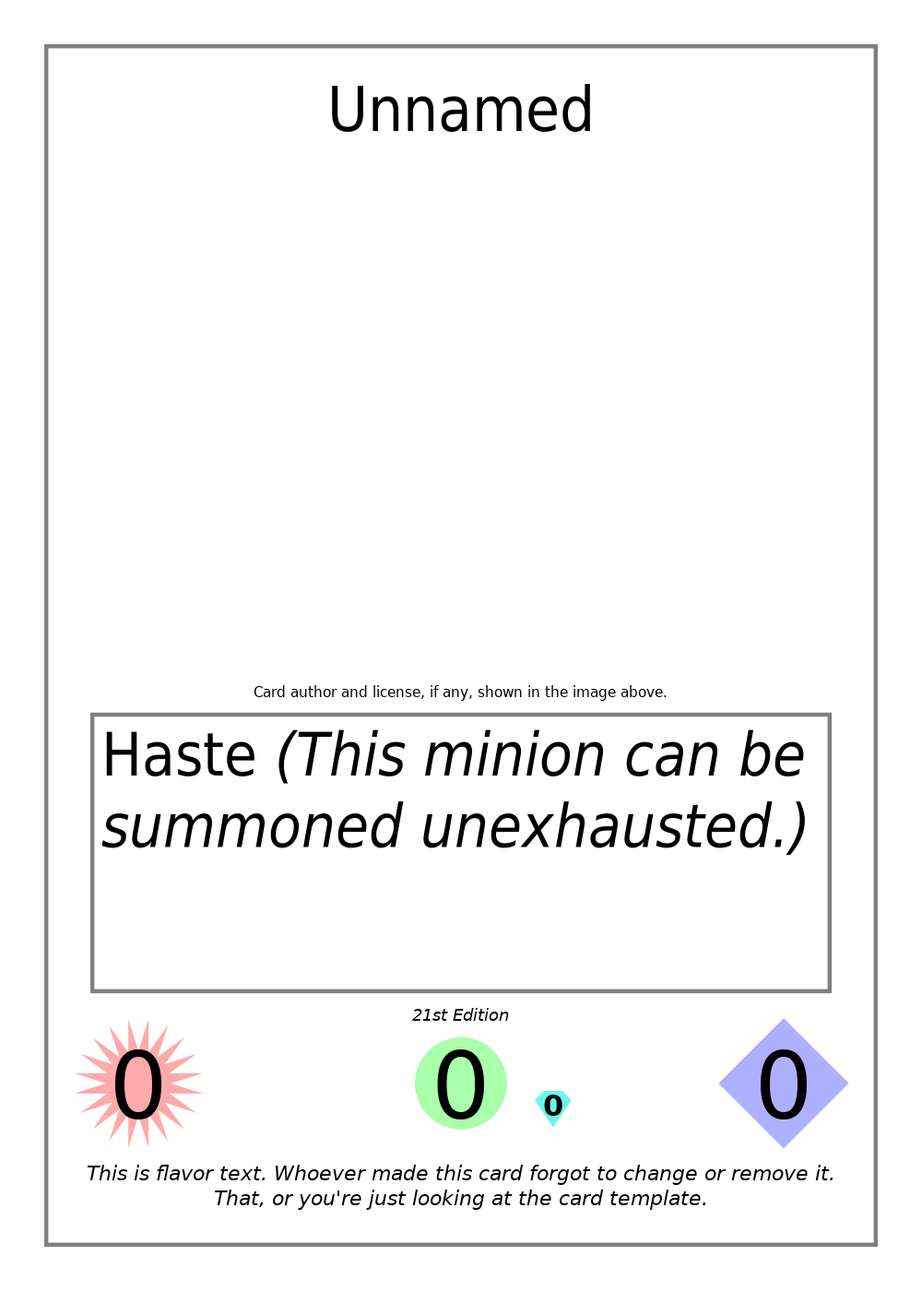
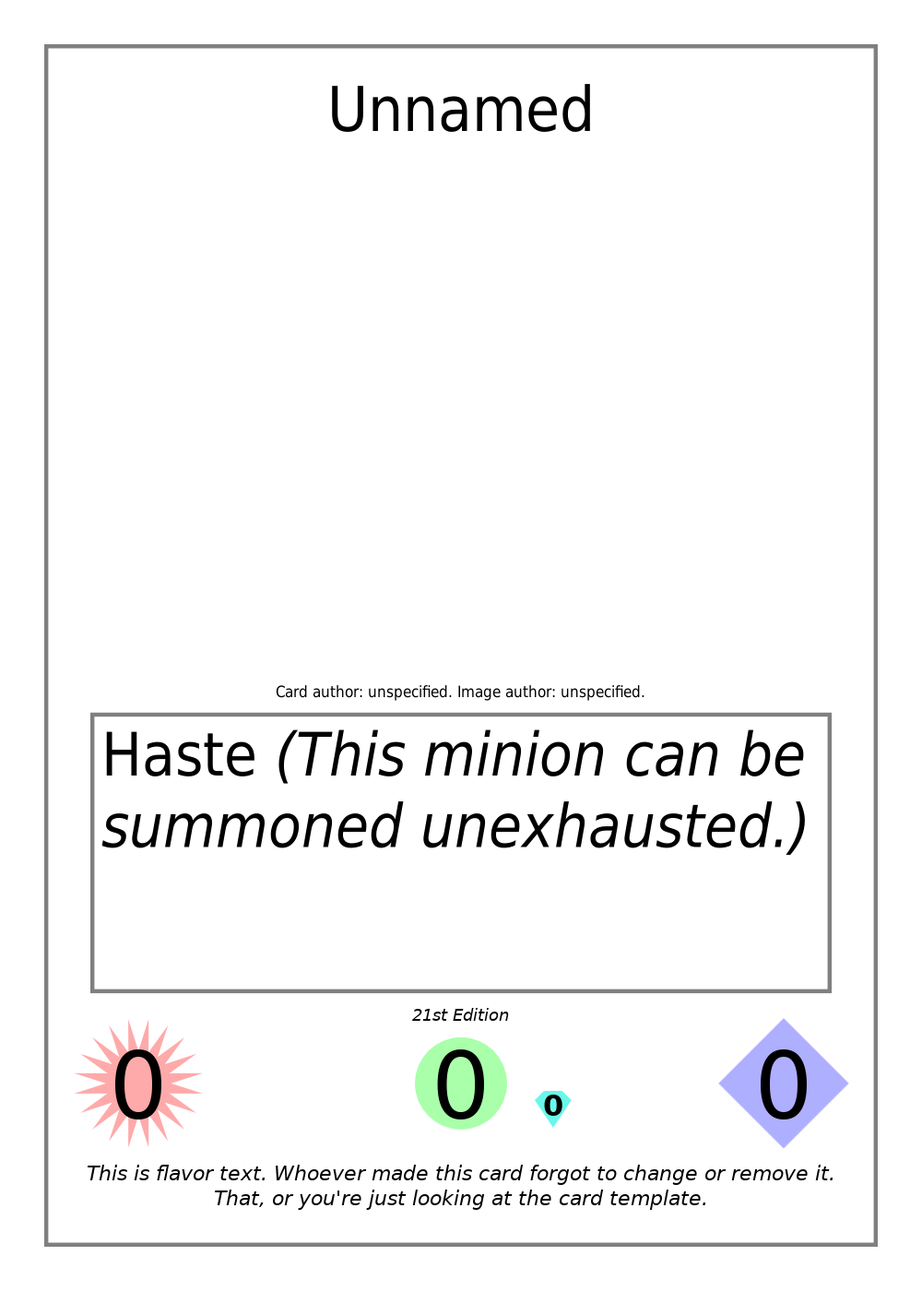
Layers edited between the first and the second (922, 1291) image:
renamed "Card License" to "Author and License", painted on it over [253,685,667,702]
